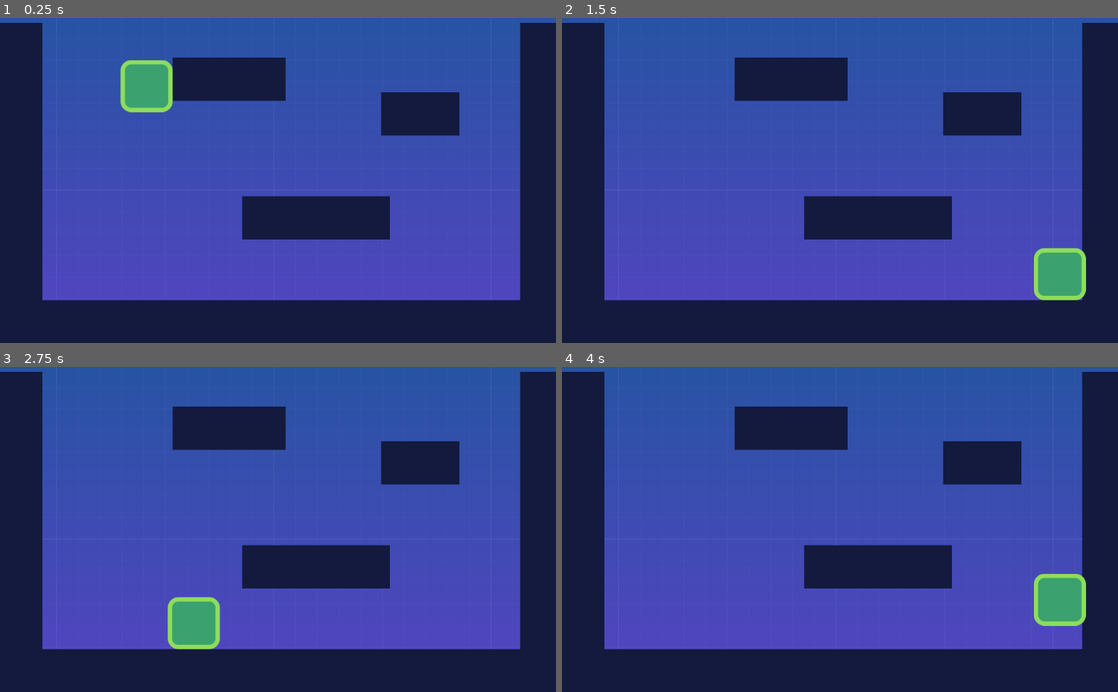
Above: before the commit, frames 1-4 (two rows, left to right).
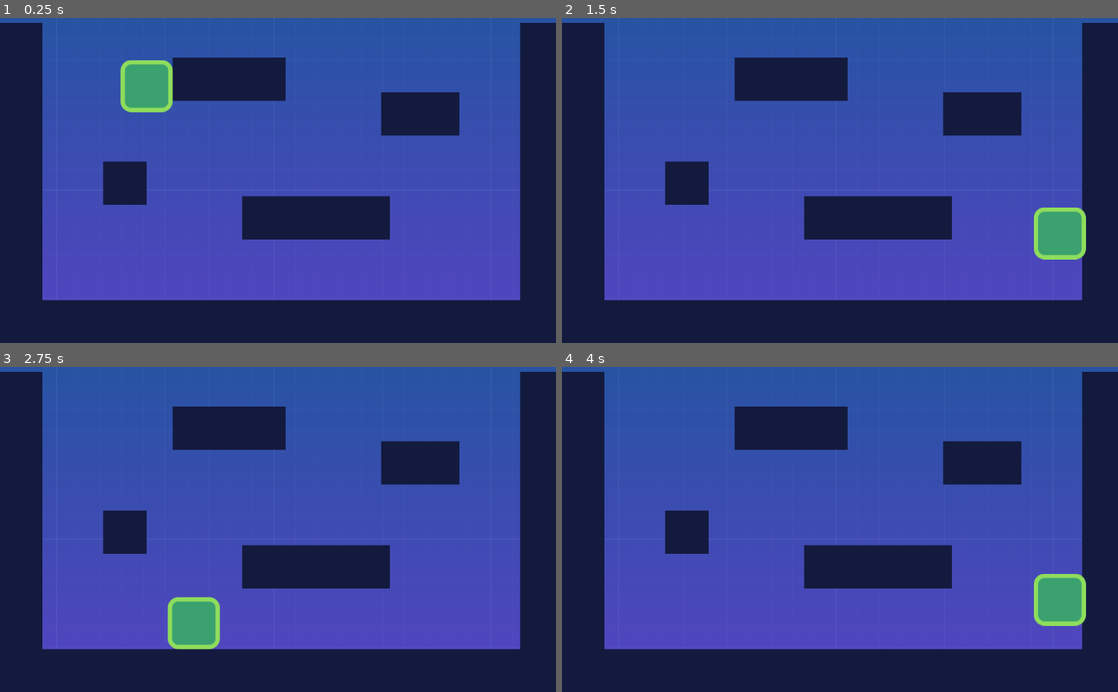
Above: after the commit, the same moments.

Repository: danielm-t/DYHTG-2021
Game: Godot game, scene res://src/Levels/LevelTemplate.tscn
Two runs of this game, one before a commit and one after it. Both use one fixed random seed, a clock stepped at 60 frames per second and the inputs below. The project has no main scene, so this scene is started directly.
Inputs:
- Up to frame 1 (0.25 s): no input
- Up to frame 2 (1.5 s): hold D (move_right) from 0.53 s (still down); tap W (jump) at 0.77 s
- Up to frame 3 (2.75 s): tap W (jump) at 1.52 s; release D (move_right) at 2.03 s; hold A (move_left) from 2.03 s (still down)
- Up to frame 4 (4 s): release A (move_left) at 2.78 s; hold D (move_right) from 2.78 s (still down); tap W (jump) at 3.02, 3.77 s

The runs differ from the first frame. In frame 1, 1.1% of the frame differs, in the area x 18-27%, y 44-58%; in frame 2, 3.6%, in the area x 18-95%, y 44-87%; in frame 3, 1.1%; in frame 4, 1.1%.

Commit message:
Test push

Diff:
--- a/src/Levels/LevelTemplate.tscn
+++ b/src/Levels/LevelTemplate.tscn
@@ -22,7 +22,7 @@
 collision_layer = 2
 collision_mask = 0
 format = 1
-tile_data = PoolIntArray( 0, 0, 0, 15, 0, 0, 65536, 0, 0, 65 …(112 unchanged characters)… , 0, 0, 196623, 0, 0, 262144, 0, 0, 262159, 0, 0, 327680, 0, 0, 327687, 0, 0, 32 …(334 unchanged characters)…
+tile_data = PoolIntArray( 0, 0, 0, 15, 0, 0, 65536, 0, 0, 65 …(112 unchanged characters)… , 0, 0, 196623, 0, 0, 262144, 0, 0, 262147, 0, 0, 262159, 0, 0, 327680, 0, 0, 327687, 0, 0, 32 …(334 unchanged characters)…
 
 [node name="CharacterShort" parent="." instance=ExtResource( 2 )]
 position = Vector2( 270, 107 )
Not shown, added: Sprites/Big Boi_Stand.png.import
